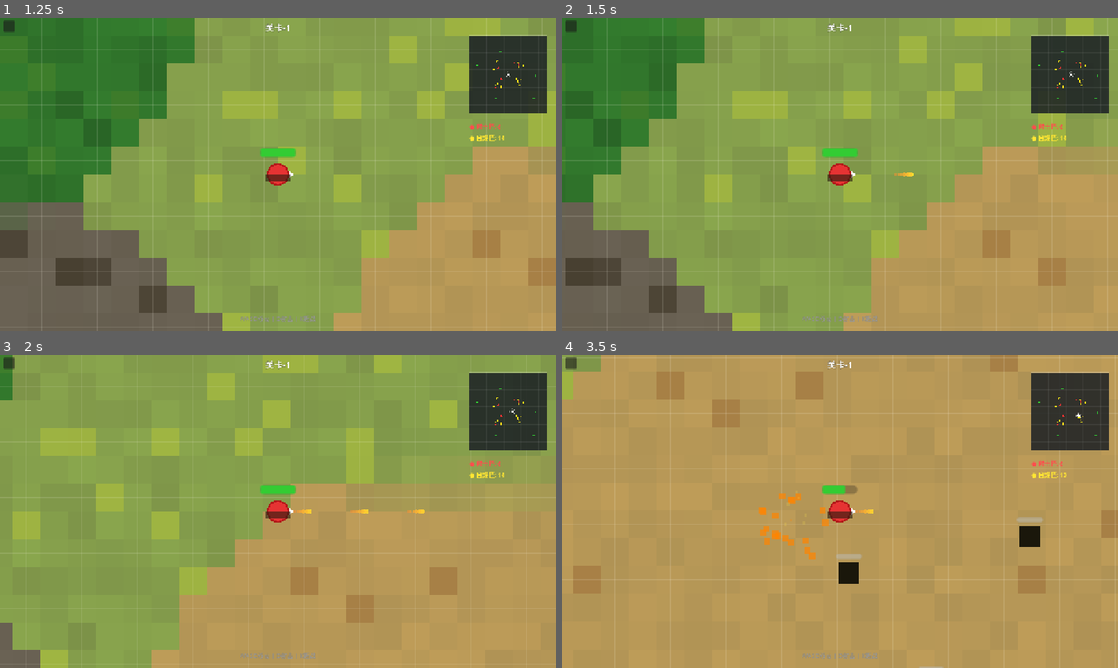
Above: before the commit, frames 1-4 (two rows, left to right).
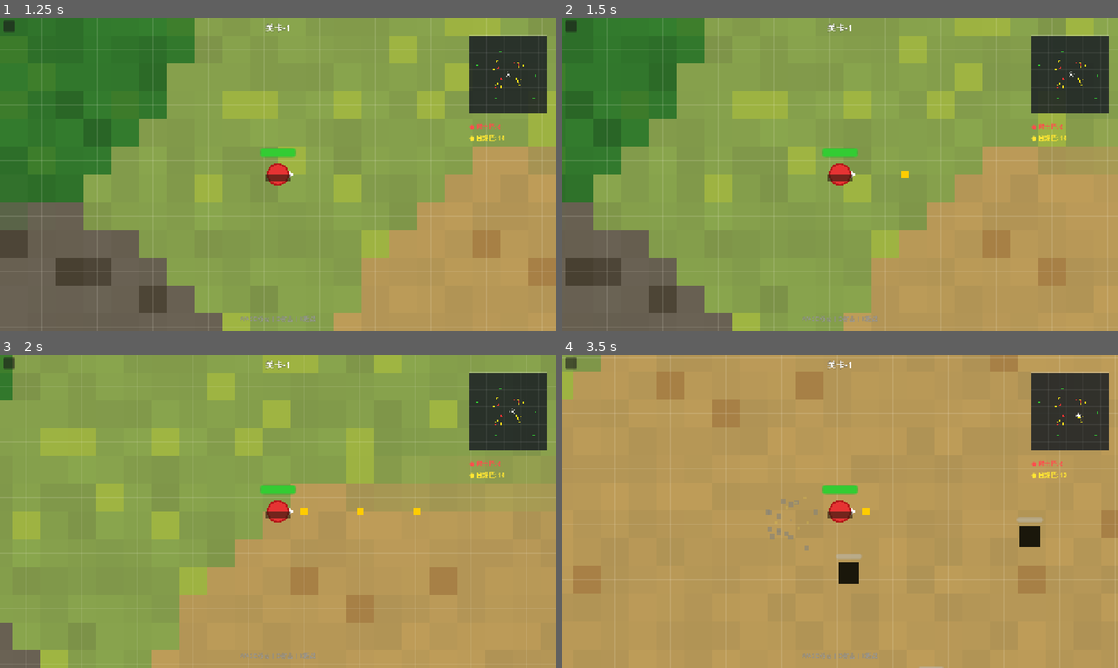
Above: after the commit, the same moments.

Repository: aikuangren/chiji
Game: Godot game, scene res://scenes/main_menu.tscn
Two runs of this game, one before a commit and one after it. Both use one fixed random seed, a clock stepped at 60 frames per second and the inputs below.
Inputs (mouse positions are in pixels of both pictures, inside the frame that each line leads up to):
- Up to frame 1 (1.25 s): click "开 始 游 戏" at 0.5 s
- Up to frame 2 (1.5 s): tap Enter (ui_accept) at 1.25 s; move the mouse to (962, 158) at 1.27 s; hold D from 1.28 s (still down); hold O from 1.28 s (still down)
- Up to frame 3 (2 s): keep holding D; keep holding O; tap Enter (ui_accept) at 1.52 s
- Up to frame 4 (3.5 s): move the mouse to (728, 527) at 2.02 s; release D at 2.03 s; release O at 2.03 s; hold S 2.03-2.78 s; tap K at 2.1 s; tap Enter (ui_accept) at 2.27 s; move the mouse to (895, 442) at 2.77 s; hold D from 2.78 s (still down); hold O from 2.78 s (still down)

Frame 1 is identical in both runs. In frame 2, less than 0.1% of the frame differs, in the area x 59-64%, y 48-52%; in frame 3, 0.1%; in frame 4, 0.6%, in the area x 35-56%, y 41-66%.

Commit message:
revert: 弹道视觉恢复原有方块样式

Diff:
--- a/scenes/bullet.tscn
+++ b/scenes/bullet.tscn
@@ -3,12 +3,26 @@
 [ext_resource type="Script" path="res://scripts/bullet.gd" id="1_bullet"]
 
 [sub_resource type="RectangleShape2D" id="RectangleShape2D_bullet"]
-size = Vector2(6, 6)
+size = Vector2(8, 8)
 
 [node name="Bullet" type="Area2D"]
 collision_layer = 16
 collision_mask = 8
 script = ExtResource("1_bullet")
 
+[node name="Sprite" type="ColorRect" parent="."]
+anchors_preset = 8
+anchor_left = 0.5
+anchor_top = 0.5
+anchor_right = 0.5
+anchor_bottom = 0.5
+offset_left = -4.0
+offset_top = -4.0
+offset_right = 4.0
+offset_bottom = 4.0
+grow_horizontal = 2
+grow_vertical = 2
+color = Color(1, 0.8, 0, 1)
+
 [node name="CollisionShape2D" type="CollisionShape2D" parent="."]
 shape = SubResource("RectangleShape2D_bullet")
--- a/scenes/enemy_bullet.tscn
+++ b/scenes/enemy_bullet.tscn
@@ -3,10 +3,17 @@
 [ext_resource type="Script" path="res://scripts/enemy_bullet.gd" id="1_enemy_bullet"]
 
 [sub_resource type="RectangleShape2D" id="RectangleShape2D_enemy_bullet"]
-size = Vector2(10, 10)
+size = Vector2(16, 8)
 
 [node name="EnemyBullet" type="Area2D"]
 script = ExtResource("1_enemy_bullet")
 
+[node name="ColorRect" type="ColorRect" parent="."]
+offset_left = -8.0
+offset_top = -4.0
+offset_right = 8.0
+offset_bottom = 4.0
+color = Color(1, 0.2, 0.2, 1)
+
 [node name="CollisionShape2D" type="CollisionShape2D" parent="."]
 shape = SubResource("RectangleShape2D_enemy_bullet")
--- a/scenes/shotgun_bullet.tscn
+++ b/scenes/shotgun_bullet.tscn
@@ -10,5 +10,19 @@
 collision_mask = 8
 script = ExtResource("1_shotgun_bullet")
 
+[node name="Sprite" type="ColorRect" parent="."]
+anchors_preset = 8
+anchor_left = 0.5
+anchor_top = 0.5
+anchor_right = 0.5
+anchor_bottom = 0.5
+offset_left = -3.0
+offset_top = -3.0
+offset_right = 3.0
+offset_bottom = 3.0
+grow_horizontal = 2
+grow_vertical = 2
+color = Color(0.2, 0.6, 1.0, 1)
+
 [node name="CollisionShape2D" type="CollisionShape2D" parent="."]
 shape = SubResource("RectangleShape2D_sbullet")
--- a/scripts/bullet.gd
+++ b/scripts/bullet.gd
@@ -28,32 +28,10 @@
 	lifetime += delta
 	if lifetime >= LIFETIME:
 		queue_free()
-	queue_redraw()
 
 func setup(dir: Vector2) -> void:
 	velocity = dir.normalized() * SPEED
 	rotation = dir.angle()
-
-func _draw():
-	var dir = velocity.normalized()
-
-	# 黄色拖尾 — 沿着飞行方向拉长，尾部渐淡
-	var head = dir * 6.0      # 弹头位置
-	var tail = dir * -14.0    # 弹尾位置
-	var body_width = 2.5
-
-	# 弹头（亮黄色圆形）
-	draw_circle(head, 3.0, Color(1.0, 0.9, 0.2, 1.0))
-
-	# 拖尾（从亮到暗渐变）
-	var segments = 6
-	for i in range(segments):
-		var t = float(i) / segments
-		var pos = head.lerp(tail, t)
-		var size = 2.5 * (1.0 - t * 0.5)
-		var alpha = 1.0 - t * 0.6
-		var color = Color(1.0, 0.8 - t * 0.3, 0.2, alpha)
-		draw_circle(pos, size, color)
 
 func _on_body_entered(body: Node2D) -> void:
 	if body is Enemy:
--- a/scripts/enemy_bullet.gd
+++ b/scripts/enemy_bullet.gd
@@ -26,22 +26,10 @@
 	lifetime += delta
 	if lifetime >= LIFETIME:
 		queue_free()
-	queue_redraw()
 
 func setup(dir: Vector2) -> void:
 	velocity = dir.normalized() * SPEED
 	rotation = dir.angle()
-
-func _draw():
-	# 红色发光子弹 — 核心暗红 + 发光边框
-	draw_circle(Vector2.ZERO, 4.0, Color(0.9, 0.15, 0.15, 1.0))
-	# 发光边框
-	draw_circle(Vector2.ZERO, 6.0, Color(1.0, 0.2, 0.2, 0.25))
-	draw_circle(Vector2.ZERO, 8.0, Color(1.0, 0.1, 0.1, 0.08))
-	# 尾部微弱拖尾（沿飞行方向）
-	var dir = velocity.normalized()
-	var tail = dir * -10.0
-	draw_circle(tail, 2.5, Color(0.8, 0.1, 0.1, 0.2))
 
 func _on_body_entered(body: Node2D) -> void:
 	if body.is_in_group("player"):
--- a/scripts/shotgun_bullet.gd
+++ b/scripts/shotgun_bullet.gd
@@ -28,19 +28,10 @@
 	lifetime += delta
 	if lifetime >= LIFETIME:
 		queue_free()
-	queue_redraw()
 
 func setup(dir: Vector2) -> void:
 	velocity = dir.normalized() * SPEED
 	rotation = dir.angle()
-
-func _draw():
-	# 蓝色发光小方块 — 中心亮蓝，外围发光
-	# 核心
-	draw_circle(Vector2.ZERO, 3.0, Color(0.4, 0.8, 1.0, 1.0))
-	# 发光层（半透明扩散）
-	draw_circle(Vector2.ZERO, 5.0, Color(0.3, 0.6, 1.0, 0.3))
-	draw_circle(Vector2.ZERO, 7.0, Color(0.2, 0.4, 1.0, 0.1))
 
 func _on_body_entered(body: Node2D) -> void:
 	if body is Enemy:
